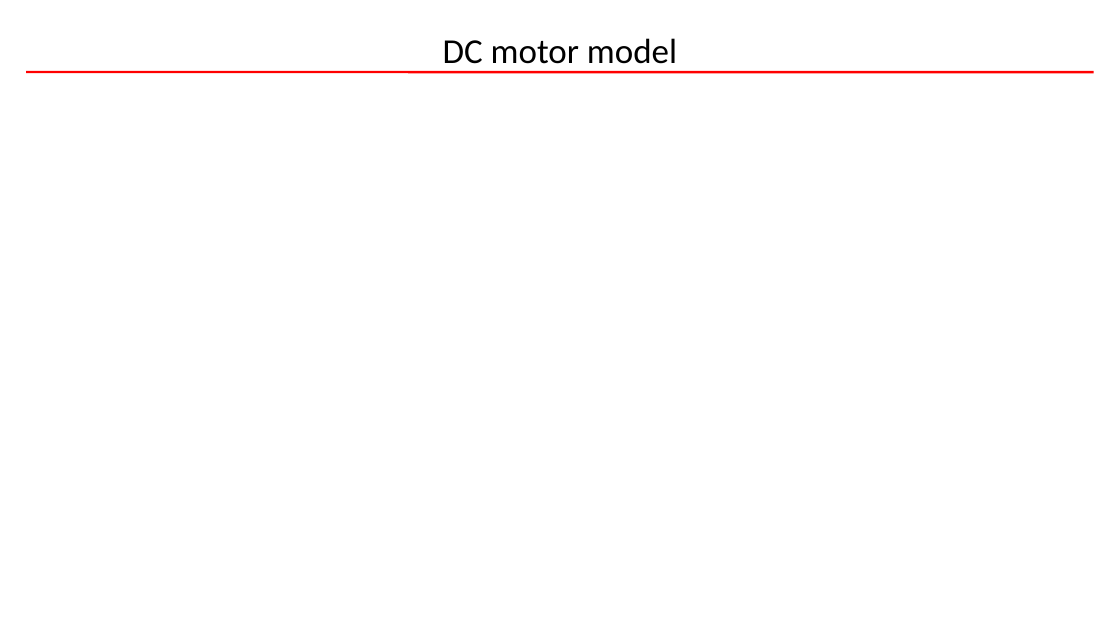
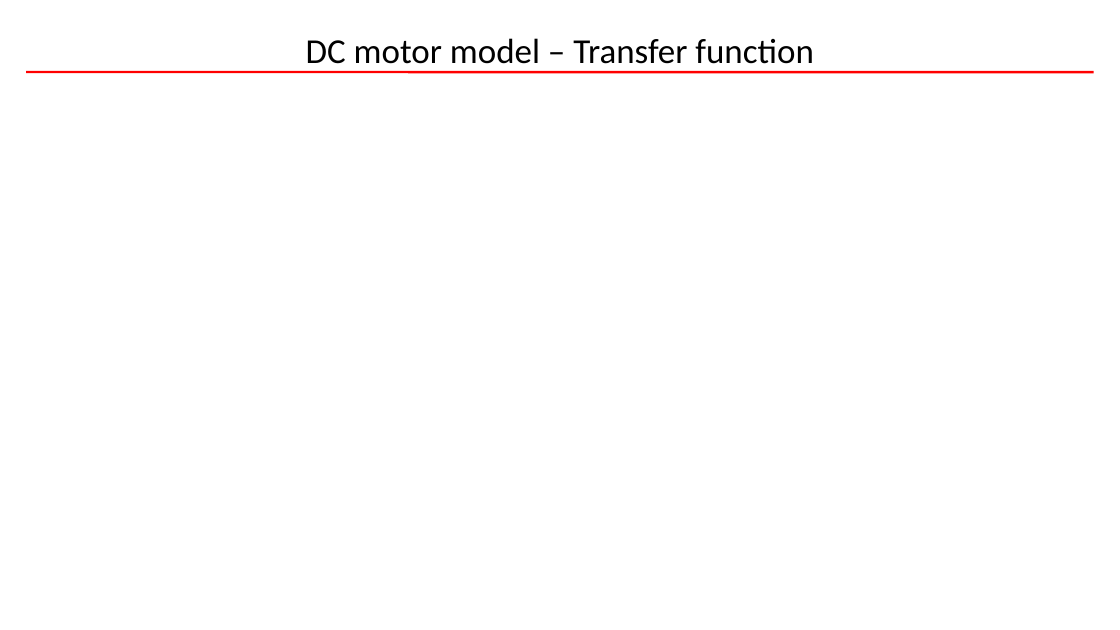
Before and after one commit to reenor/UOU-WA1194-Linear-System-Control, a slide deck: slide 9 of Exercises/20245360_CHUNG_QUANG_KHANH_Term_Project/20245360_CHUNG_QUANG_KHANH_Optimal_Control.pptx. Drawn at 1120x630 pixels with LibreOffice and Linux fonts; fonts in the diff are those of the drawing; grey boxes stand for pictures; background and template pictures are left out. Boxes give left, top, right and bottom in pixels: in the first picture for what was removed or moved away, otherwise in the second. Text is boxed around its words. In the diff, an @@ line names an element or a change of style, - is before the commit and + after.

```diff
--- a/Exercises/20245360_CHUNG_QUANG_KHANH_Term_Project/20245360_CHUNG_QUANG_KHANH_Optimal_Control.pptx
+++ b/Exercises/20245360_CHUNG_QUANG_KHANH_Term_Project/20245360_CHUNG_QUANG_KHANH_Optimal_Control.pptx
@@ title at box(306, 38, 813, 72): text changed @@
-DC motor model
+DC motor model – Transfer function
```
Also in this commit, not shown: 3 other slides changed, 5 slides added, 1 slide removed, 5 other files.
